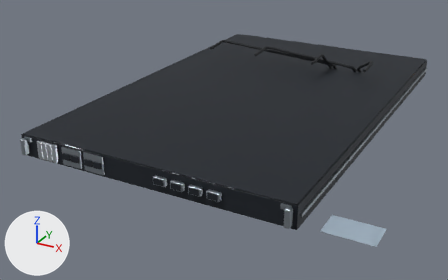
Renders of the glTF model models/inside-ai-data-center/s4-tray.glb from each side of a commit.
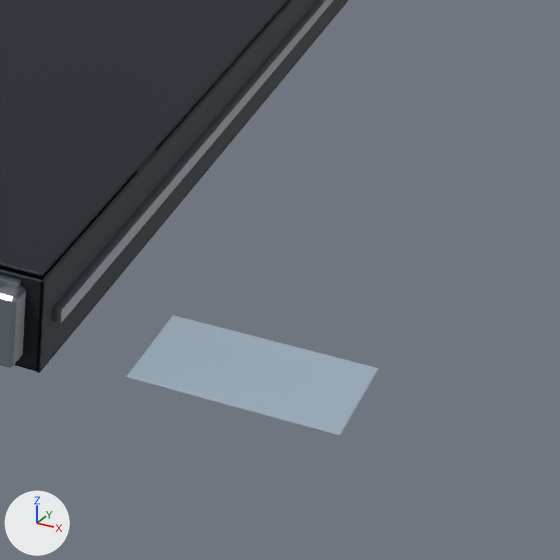
Each version appears first whole from a camera (50 mm lens) standing at (0.564, -1.177, 0.494) and looking at (-0.034, -0.091, -0.049), and next in a close-up on the part from 64% to 97% of the width and 47% to 100% of the height. Lighting does not change. The marker at lower left points along +X, +Y and +Z. The last two pictures show the newer version. Where no turn or scale is listed for an object, it has been applied to the vertices.

Names of what the first close-up shows: 'id-card.001', 'tray-lid.001', 'tray.001' and 2 more.
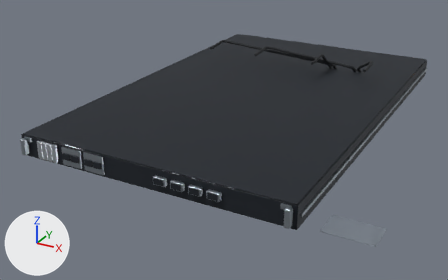
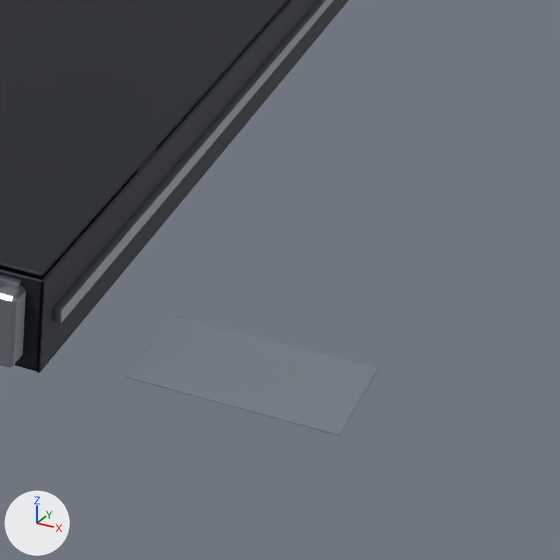
Boxes (x1, y1, x2, y2) around the edits, measured in the close-ups (560 x 560 px):
```json
{"object": "id-card.001", "change": "recoloured", "before": [126, 315, 379, 436], "after": [126, 315, 379, 436], "on screen": "greyish blue to grey"}
```

Scene script edits in JSON lines:
```json
{"op": "set", "path": "mat_referent.base_color", "old": "(0.347, 0.434, 0.521)", "new": "(0.178, 0.205, 0.242)", "note": "greyish blue #9fb0bf -> grey #757d87"}
```
